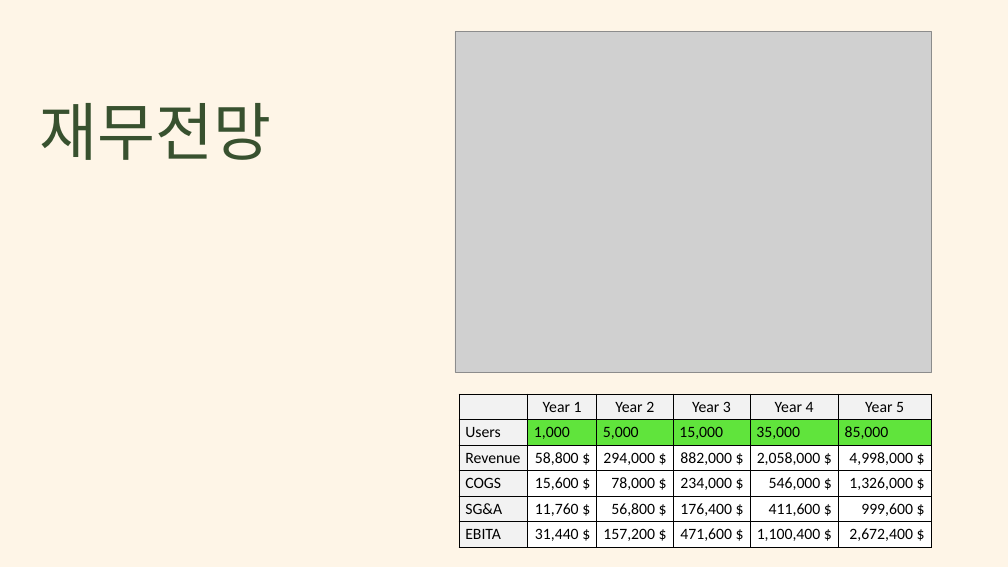
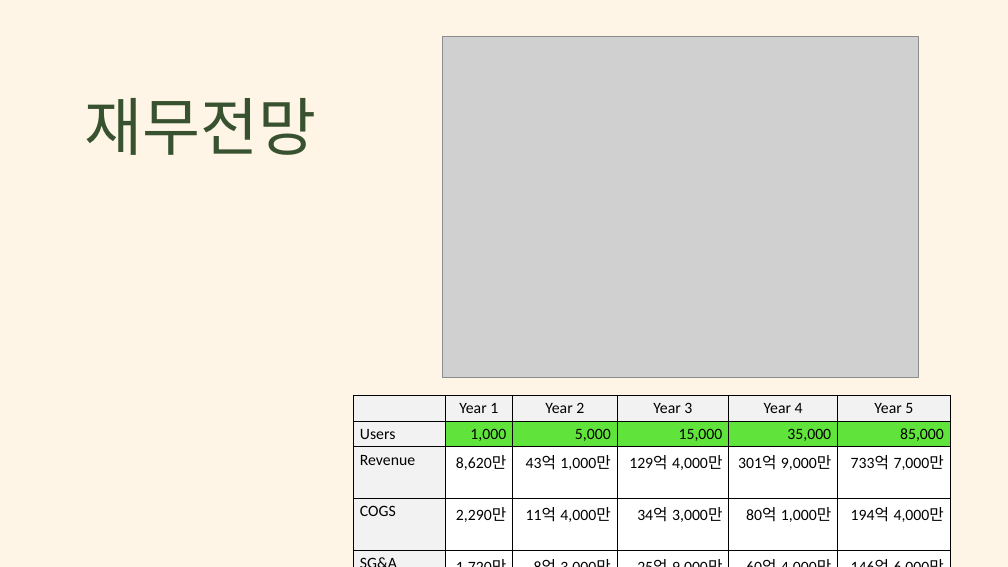
Before and after one commit to bigCoDult/Green_Stab, a slide deck: slide 8 of Green_Stab_KOR.pptx. Drawn at 1008x567 pixels with LibreOffice and Linux fonts; fonts in the diff are those of the drawing; grey boxes stand for pictures; background and template pictures are left out. Boxes give left, top, right and bottom in pixels: in the first picture for what was removed or moved away, otherwise in the second. Text is boxed around its words. In the diff, an @@ line names an element or a change of style, - is before the commit and + after.

```diff
--- a/Green_Stab_KOR.pptx
+++ b/Green_Stab_KOR.pptx
@@ picture: place and size @@
-picture at (455,32,931,372)
+picture at (442,37,919,377)
@@ text "재무전망": place and size @@
-text "재무전망" at (39,103,271,160)
+text "재무전망" at (84,98,316,155)
@@ table at (353,396,950,548) @@
-row 3: Revenue | 58,800 $ | 294,000 $ | 882,000 $ | 2,058,000 $ | 4,998,000 $
+row 3: Revenue | 8,620만 | 43억 1,000만 | 129억 4,000만 | 301억 9,000만 | 733억 7,000만
-row 4: COGS | 15,600 $ | 78,000 $ | 234,000 $ | 546,000 $ | 1,326,000 $
+row 4: COGS | 2,290만 | 11억 4,000만 | 34억 3,000만 | 80억 1,000만 | 194억 4,000만
-row 5: SG&A | 11,760 $ | 56,800 $ | 176,400 $ | 411,600 $ | 999,600 $
+row 5: SG&A | 1,720만 | 8억 3,000만 | 25억 9,000만 | 60억 4,000만 | 146억 6,000만
-row 6: EBITA | 31,440 $ | 157,200 $ | 471,600 $ | 1,100,400 $ | 2,672,400 $
+row 6: EBITA | 4,610만 | 23억 1,000만 | 69억 2,000만 | 161억 4,000만 | 392억 0,000만
@@ alignment left to right @@
@@ table: place and size @@
-table at (459,394,931,546)
+table at (353,396,950,548)
@@ rectangle: place and size @@
-rectangle at (847,488,1008,567)
+rectangle at (841,476,1008,567)
```
Also in this commit, not shown: 8 other slides changed.
